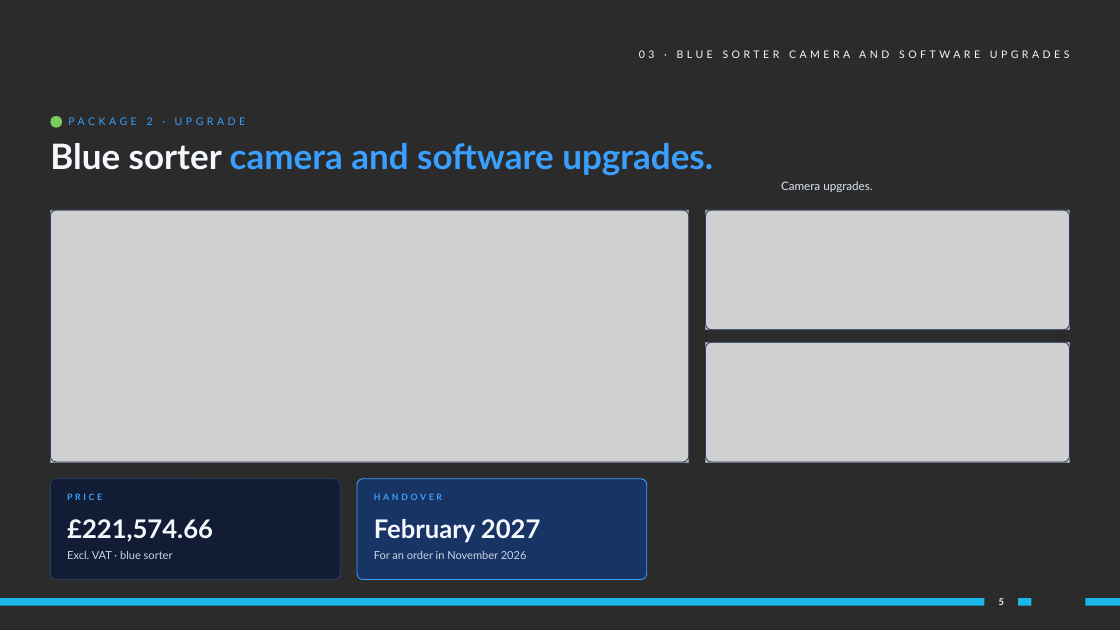
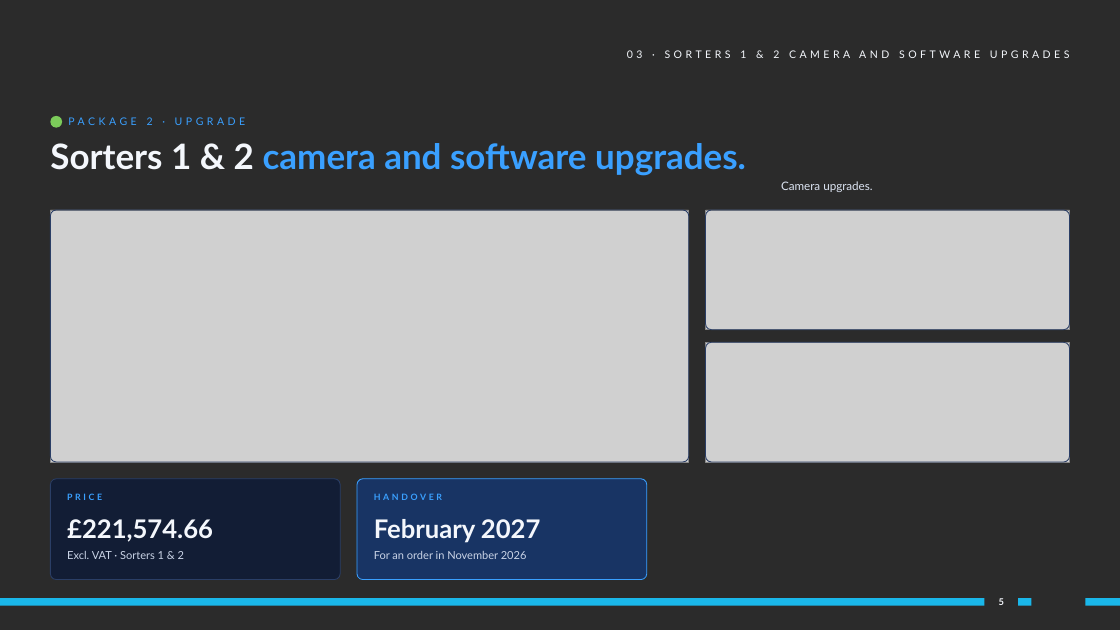
Before and after one commit to dannygrigg/orion-final-1605, a slide deck: slide 5 of share/apc-cannock-phase2-v2/presentation.pptx. Drawn at 1120x630 pixels with LibreOffice and Linux fonts; fonts in the diff are those of the drawing; grey boxes stand for pictures; background and template pictures are left out; a plain dark background stands for a picture behind light text. Boxes give left, top, right and bottom in pixels: in the first picture for what was removed or moved away, otherwise in the second. Text is boxed around its words. In the diff, an @@ line names an element or a change of style, - is before the commit and + after.

```diff
--- a/share/apc-cannock-phase2-v2/presentation.pptx
+++ b/share/apc-cannock-phase2-v2/presentation.pptx
@@ text at box(627, 50, 1070, 58): text changed @@
-03 · BLUE SORTER CAMERA AND SOFTWARE UPGRADES
+03 · SORTERS 1 & 2 CAMERA AND SOFTWARE UPGRADES
@@ title at box(50, 143, 746, 176): text changed @@
-Blue sorter camera and software upgrades.
+Sorters 1 & 2 camera and software upgrades.
@@ text at box(67, 551, 184, 559): text changed @@
-Excl. VAT · blue sorter
+Excl. VAT · Sorters 1 & 2
```
Also in this commit, not shown: 3 other slides changed, 2 other files.
